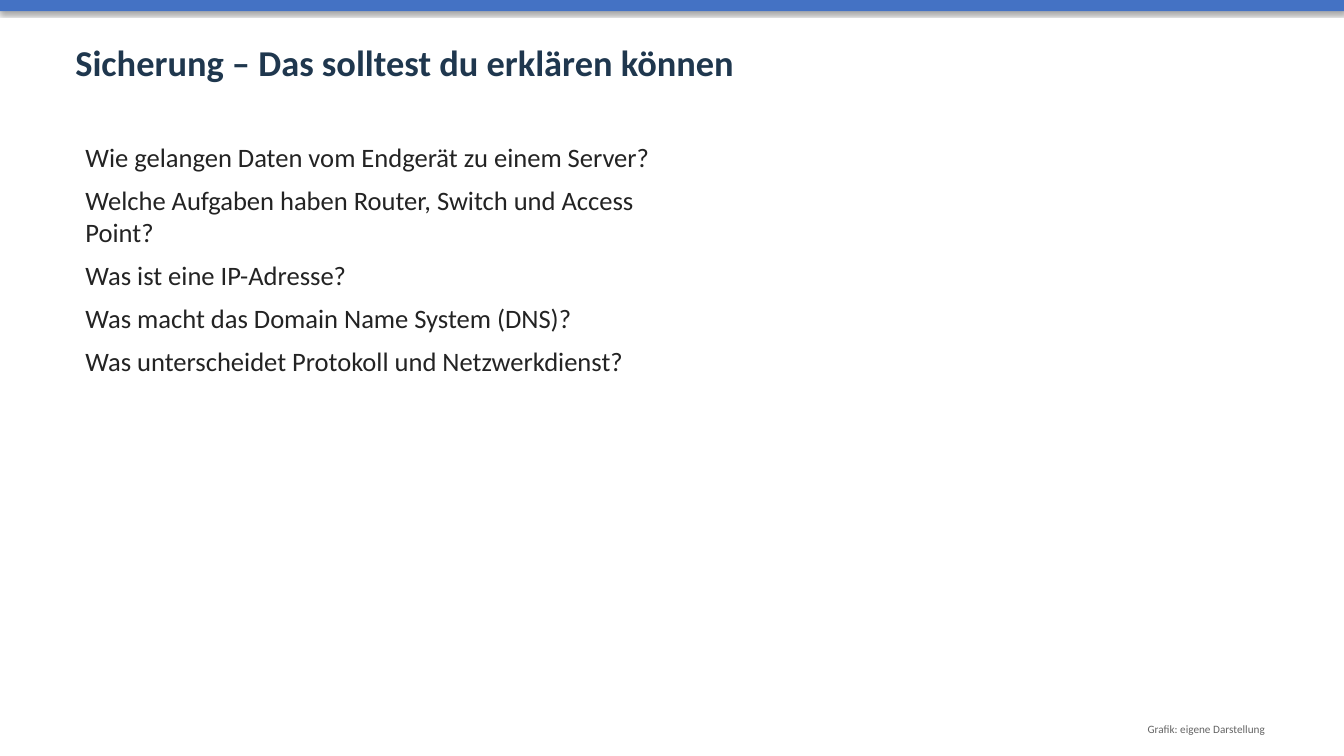
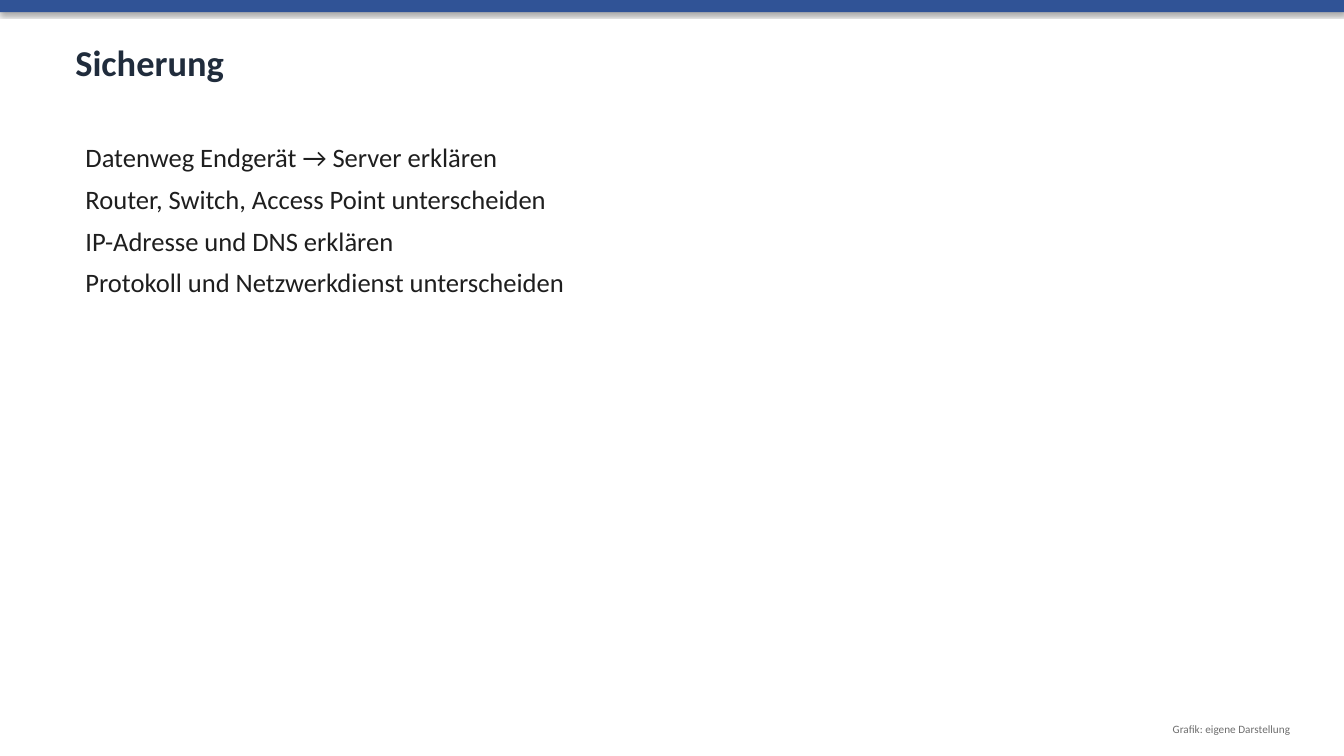
Before and after one commit to audipz/Unterrichtsmaterial_Oberschule_Sachsen, a slide deck: slide 8 of Unterrichtsmaterial_Oberschule_Sachsen/Klasse_8/04_Netzwerke_in_der_Informatik/05_Praesentationen/01_10_Netzwerke.pptx (slide 13 before the commit). Drawn at 1344x756 pixels with LibreOffice and Linux fonts; fonts in the diff are those of the drawing. Boxes give left, top, right and bottom in pixels: in the first picture for what was removed or moved away, otherwise in the second. Text is boxed around its words. In the diff, an @@ line names an element or a change of style, - is before the commit and + after.

```diff
--- a/Unterrichtsmaterial_Oberschule_Sachsen/Klasse_8/04_Netzwerke_in_der_Informatik/05_Praesentationen/01_10_Netzwerke.pptx
+++ b/Unterrichtsmaterial_Oberschule_Sachsen/Klasse_8/04_Netzwerke_in_der_Informatik/05_Praesentationen/01_10_Netzwerke.pptx
@@ rectangle at [0, 0, 1344, 12]: fill #4472C4 to #305396 @@
@@ text at [75, 50, 223, 82]: text changed; text colour #1F374E to #202C3C @@
-Sicherung – Das solltest du erklären können
+Sicherung
@@ text at [85, 148, 564, 293]: text changed; text colour #232323 to #1E1E1E @@
-Wie gelangen Daten vom Endgerät zu einem Server?
-Welche Aufgaben haben Router, Switch und Access Point?
-Was ist eine IP-Adresse?
-Was macht das Domain Name System (DNS)?
-Was unterscheidet Protokoll und Netzwerkdienst?
+Datenweg Endgerät → Server erklären
+Router, Switch, Access Point unterscheiden
+IP-Adresse und DNS erklären
+Protokoll und Netzwerkdienst unterscheiden
@@ text "Grafik: eigene Darstellung": place and size @@
-text "Grafik: eigene Darstellung" at [1148, 725, 1265, 735]
+text "Grafik: eigene Darstellung" at [1173, 725, 1290, 735]
@@ text "Grafik: eigene Darstellung" at [1173, 725, 1290, 735]: text colour #646464 to #6E6E6E @@
```
Also in this commit, not shown: 8 other slides changed, 5 slides removed, 9 other files.
